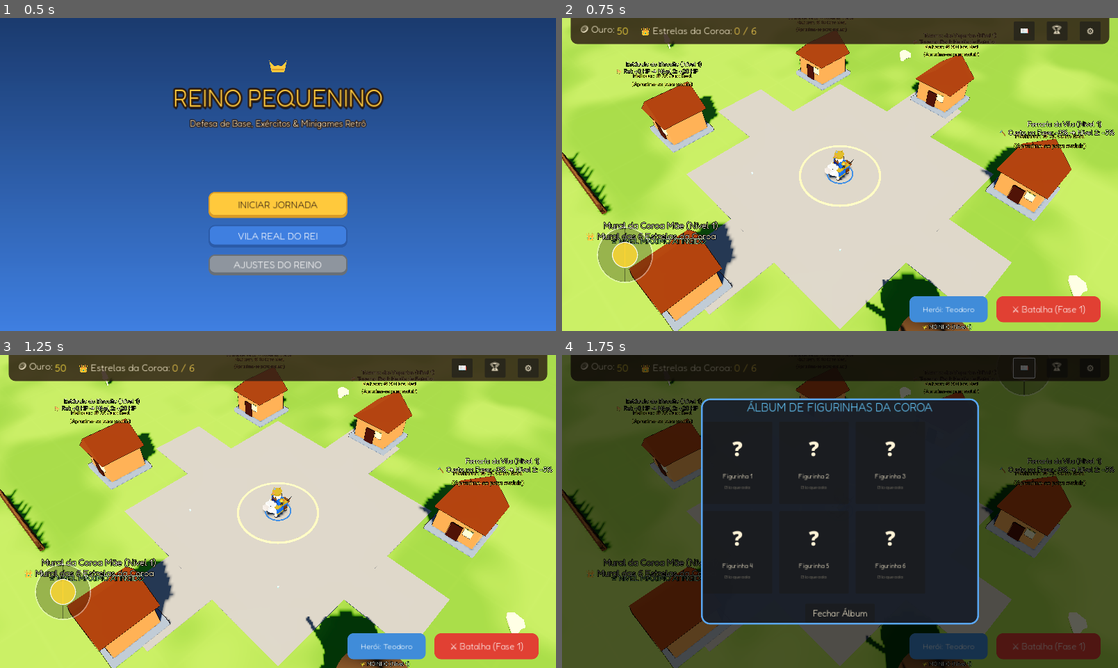
Above: before the commit, frames 1-4 (two rows, left to right).
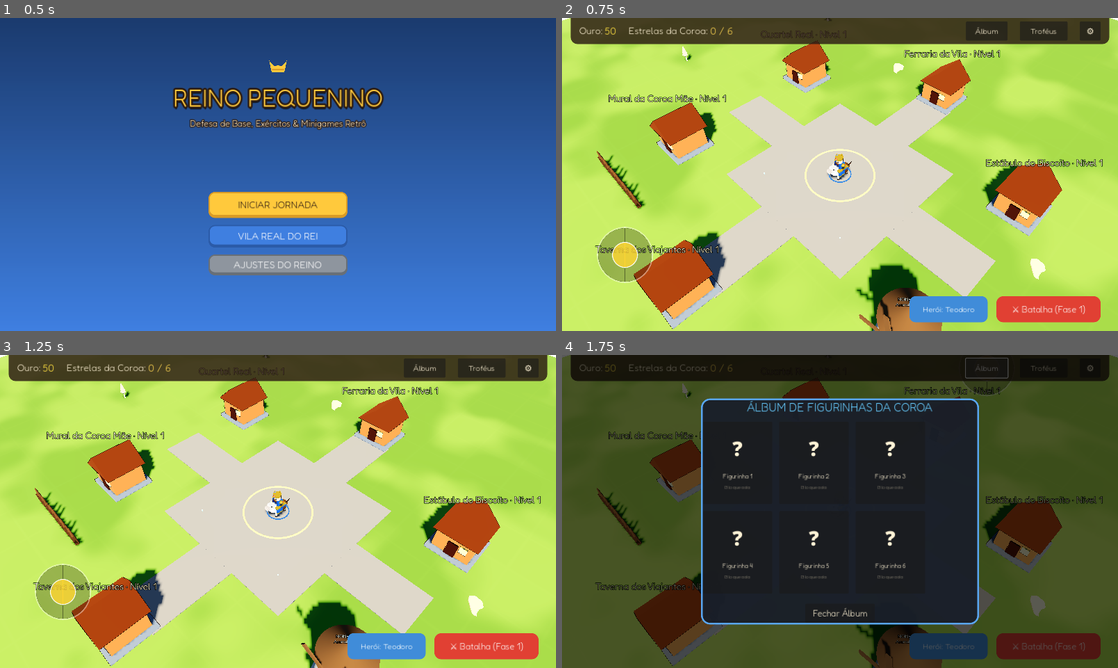
Above: after the commit, the same moments.

Repository: JonathasHenrique/reino-pequenino
Game: Godot game, scene res://scenes/ui/MainMenu.tscn
Two runs of this game, one before a commit and one after it. Both use one fixed random seed, a clock stepped at 60 frames per second and the inputs below.
Inputs:
- Up to frame 1 (0.5 s): no input
- Up to frame 2 (0.75 s): click "VILA REAL DO REI" at 0.5 s
- Up to frame 3 (1.25 s): no input
- Up to frame 4 (1.75 s): click "📖" (after the commit: "Álbum") at 1.25 s

Frame 1 is identical in both runs. In frame 2, 27% of the frame differs, in the area x 0-100%, y 0-100%; in frame 3, 27%; in frame 4, 12%.

Commit message:
Reorganiza layout e rótulos da Vila

Diff:
--- a/scenes/village/Mill.tscn
+++ b/scenes/village/Mill.tscn
@@ -61,7 +61,7 @@
 transform = Transform3D(1, 0, 0, 0, 1, 0, 0, 0, 1, 0, 5.6, 0)
 billboard = 1
 double_sided = false
-text = "🌾 MOINHO (Nível 1)\nAcumulado: 🪙 0 / 100"
+text = "MOINHO (Nível 1)\nAcumulado: 0 / 100"
 font_size = 36
 outline_size = 10
 outline_modulate = Color(0, 0, 0, 0.85)
--- a/scenes/village/Village.tscn
+++ b/scenes/village/Village.tscn
@@ -26,17 +26,17 @@
 shader_parameter/speck_amount = 0.14
 
 [sub_resource type="BoxMesh" id="BoxMesh_plaza"]
-size = Vector3(14, 0.05, 14)
+size = Vector3(12, 0.05, 12)
 
 [sub_resource type="StandardMaterial3D" id="StandardMaterial3D_cobble"]
 albedo_color = Color(0.72, 0.68, 0.62, 1)
 roughness = 0.9
 
 [sub_resource type="BoxMesh" id="BoxMesh_road_long"]
-size = Vector3(4, 0.04, 22)
+size = Vector3(3.4, 0.04, 24)
 
 [sub_resource type="BoxMesh" id="BoxMesh_road_wide"]
-size = Vector3(22, 0.04, 4)
+size = Vector3(24, 0.04, 3.4)
 
 [sub_resource type="BoxShape3D" id="BoxShape3D_floor"]
 size = Vector3(80, 1, 80)
@@ -132,39 +132,39 @@
 fov = 44.0
 script = ExtResource("2_cam")
 target_path = NodePath("../King")
-camera_distance = 25.0
+camera_distance = 29.0
 
 [node name="Buildings" type="Node3D" parent="."]
 
 [node name="Barracks" parent="Buildings" instance=ExtResource("4_bld")]
-transform = Transform3D(1, 0, 0, 0, 1, 0, 0, 0, 1, -9, 0, -7)
+transform = Transform3D(1, 0, 0, 0, 1, 0, 0, 0, 1, -11, 0, -6.5)
 building_id = "barracks"
 building_name = "Quartel Real"
 base_cost = 40
 
 [node name="Blacksmith" parent="Buildings" instance=ExtResource("4_bld")]
-transform = Transform3D(1, 0, 0, 0, 1, 0, 0, 0, 1, 9, 0, -7)
+transform = Transform3D(1, 0, 0, 0, 1, 0, 0, 0, 1, 0, 0, -13)
 building_id = "blacksmith"
 building_name = "Ferraria da Vila"
 base_cost = 50
 
 [node name="Stable" parent="Buildings" instance=ExtResource("4_bld")]
-transform = Transform3D(1, 0, 0, 0, 1, 0, 0, 0, 1, -11, 0, 5)
+transform = Transform3D(1, 0, 0, 0, 1, 0, 0, 0, 1, 11, 0, -6.5)
 building_id = "stable"
 building_name = "Estábulo do Biscoito"
 base_cost = 35
 
 [node name="Mill" parent="Buildings" instance=ExtResource("5_mill")]
-transform = Transform3D(1, 0, 0, 0, 1, 0, 0, 0, 1, 11, 0, 6)
+transform = Transform3D(1, 0, 0, 0, 1, 0, 0, 0, 1, 11, 0, 6.5)
 
 [node name="Tavern" parent="Buildings" instance=ExtResource("4_bld")]
-transform = Transform3D(1, 0, 0, 0, 1, 0, 0, 0, 1, 0, 0, -11)
+transform = Transform3D(1, 0, 0, 0, 1, 0, 0, 0, 1, 0, 0, 13)
 building_id = "tavern"
 building_name = "Taverna dos Viajantes"
 base_cost = 30
 
 [node name="CrownWall" parent="Buildings" instance=ExtResource("4_bld")]
-transform = Transform3D(1, 0, 0, 0, 1, 0, 0, 0, 1, 0, 0, 11)
+transform = Transform3D(1, 0, 0, 0, 1, 0, 0, 0, 1, -11, 0, 6.5)
 building_id = "crown_wall"
 building_name = "Mural da Coroa Mãe"
 base_cost = 0
--- a/scenes/village/VillageBuilding.tscn
+++ b/scenes/village/VillageBuilding.tscn
@@ -15,21 +15,25 @@
 [node name="Visuals" type="Node3D" parent="."]
 
 [node name="LabelLevel" type="Label3D" parent="."]
-transform = Transform3D(1, 0, 0, 0, 1, 0, 0, 0, 1, 0, 5.2, 0)
+transform = Transform3D(1, 0, 0, 0, 1, 0, 0, 0, 1, 0, 4.6, 0)
 billboard = 1
 double_sided = false
 text = "Edifício\nNível 1"
-font_size = 72
-outline_size = 20
+font_size = 34
+outline_size = 7
 outline_modulate = Color(0, 0, 0, 0.95)
 modulate = Color(1.0, 0.95, 0.75, 1)
+fixed_size = true
+pixel_size = 0.0007
 
 [node name="LabelUpgrade" type="Label3D" parent="."]
-transform = Transform3D(1, 0, 0, 0, 1, 0, 0, 0, 1, 0, 4.3, 0)
+transform = Transform3D(1, 0, 0, 0, 1, 0, 0, 0, 1, 0, 3.8, 0)
 billboard = 1
 double_sided = false
-text = "Melhorar: 🪙 40 Ouro"
-font_size = 64
-outline_size = 18
+text = "Melhorar: 40 Ouro"
+font_size = 27
+outline_size = 6
 outline_modulate = Color(0, 0, 0, 0.95)
 modulate = Color(1.0, 0.88, 0.25, 1)
+fixed_size = true
+pixel_size = 0.0007
--- a/scenes/village/VillageHUD.tscn
+++ b/scenes/village/VillageHUD.tscn
@@ -50,7 +50,7 @@
 [node name="Icon" type="Label" parent="TopBar/HBox/GoldContainer"]
 layout_mode = 2
 theme_override_font_sizes/font_size = 22
-text = "🪙 Ouro:"
+text = "Ouro:"
 
 [node name="GoldLabel" type="Label" parent="TopBar/HBox/GoldContainer"]
 layout_mode = 2
@@ -65,7 +65,7 @@
 [node name="Icon" type="Label" parent="TopBar/HBox/CrownContainer"]
 layout_mode = 2
 theme_override_font_sizes/font_size = 22
-text = "👑 Estrelas da Coroa:"
+text = "Estrelas da Coroa:"
 
 [node name="CrownLabel" type="Label" parent="TopBar/HBox/CrownContainer"]
 layout_mode = 2
@@ -74,22 +74,22 @@
 text = "0 / 6"
 
 [node name="AlbumButton" type="Button" parent="TopBar/HBox"]
-custom_minimum_size = Vector2(48, 40)
+custom_minimum_size = Vector2(96, 40)
 layout_mode = 2
-theme_override_font_sizes/font_size = 20
-text = "📖"
+theme_override_font_sizes/font_size = 18
+text = "Álbum"
 
 [node name="TrophiesButton" type="Button" parent="TopBar/HBox"]
-custom_minimum_size = Vector2(48, 40)
+custom_minimum_size = Vector2(110, 40)
 layout_mode = 2
-theme_override_font_sizes/font_size = 20
-text = "🏆"
+theme_override_font_sizes/font_size = 18
+text = "Troféus"
 
 [node name="SettingsButton" type="Button" parent="TopBar/HBox"]
 custom_minimum_size = Vector2(48, 40)
 layout_mode = 2
 theme_override_font_sizes/font_size = 20
-text = "⚙️"
+text = "⚙"
 
 [node name="BottomBar" type="HBoxContainer" parent="."]
 anchors_preset = 12
@@ -119,4 +119,4 @@
 theme_override_colors/font_color = Color(1, 1, 1, 1)
 theme_override_font_sizes/font_size = 20
 theme_override_styles/normal = SubResource("StyleBoxFlat_battle_btn")
-text = "⚔️ Batalha (Fase 1)"
+text = "⚔ Batalha (Fase 1)"
--- a/scripts/village/Mill.gd
+++ b/scripts/village/Mill.gd
@@ -65,10 +65,10 @@
 	if label_status:
 		var max_cap = base_capacity + (current_level - 1) * 50
 		if stored_gold >= max_cap:
-			label_status.text = "🌾 MOINHO (CHEIO!)\nToque para coletar: 🪙 %d Ouro" % stored_gold
+			label_status.text = "MOINHO (CHEIO!)\nToque para coletar: %d Ouro" % stored_gold
 			label_status.modulate = Color(1.0, 0.9, 0.2)
 		else:
-			label_status.text = "🌾 MOINHO (Nível %d)\nAcumulado: 🪙 %d / %d" % [current_level, stored_gold, max_cap]
+			label_status.text = "MOINHO (Nível %d)\nAcumulado: %d / %d" % [current_level, stored_gold, max_cap]
 			label_status.modulate = Color(0.9, 0.95, 0.9)
 
 func collect_gold() -> int:
--- a/scripts/village/VillageBuilding.gd
+++ b/scripts/village/VillageBuilding.gd
@@ -19,8 +19,11 @@
 @onready var visuals_container: Node3D = $Visuals
 
 func _ready() -> void:
+	if label_upgrade:
+		label_upgrade.visible = false
 	_sync_level()
 	body_entered.connect(_on_body_entered)
+	body_exited.connect(_on_body_exited)
 
 func _sync_level() -> void:
 	var buildings = SaveManager.save_data.get("village_buildings", {})
@@ -37,38 +40,37 @@
 			var cur_bonus = (current_level - 1) * 10
 			var next_bonus = current_level * 10
 			if current_level >= max_level:
-				return "⚔️ Dano do Exército: +%d%% (MÁXIMO)" % cur_bonus
-			return "⚔️ Dano: +%d%% ➔ Nível %d: +%d%%" % [cur_bonus, current_level + 1, next_bonus]
+				return "⚔ Dano do Exército: +%d%% (MÁXIMO)" % cur_bonus
+			return "⚔ Dano: +%d%% ➔ Nível %d: +%d%%" % [cur_bonus, current_level + 1, next_bonus]
 		"blacksmith":
 			var cur_disc = (current_level - 1) * 5
 			var next_disc = current_level * 5
 			if current_level >= max_level:
-				return "🔨 Desconto de Moedas: -%d%% (MÁXIMO)" % cur_disc
-			return "🔨 Custo na Fase: -%d%% ➔ Nível %d: -%d%%" % [cur_disc, current_level + 1, next_disc]
+				return "Desconto de Moedas: -%d%% (MÁXIMO)" % cur_disc
+			return "Custo na Fase: -%d%% ➔ Nível %d: -%d%%" % [cur_disc, current_level + 1, next_disc]
 		"stable":
 			var cur_hp = (current_level - 1) * 20
 			var next_hp = current_level * 20
 			if current_level >= max_level:
-				return "🐎 Rei Teodoro: +%d HP (MÁXIMO)" % cur_hp
-			return "🐎 Rei: +%d HP ➔ Nível %d: +%d HP" % [cur_hp, current_level + 1, next_hp]
+				return "Rei Teodoro: +%d HP (MÁXIMO)" % cur_hp
+			return "Rei: +%d HP ➔ Nível %d: +%d HP" % [cur_hp, current_level + 1, next_hp]
 		"tavern":
-			return "🍻 Taverna Real: Heróis de Batalha"
+			return "Taverna Real: Heróis de Batalha"
 		"crown_wall":
-			return "👑 Mural das 6 Estrelas da Coroa"
+			return "Mural das 6 Estrelas da Coroa"
 		_:
 			return "Edifício do Reino"
 
 func _update_labels() -> void:
 	if label_level:
-		var benefit_str = get_benefit_description()
-		label_level.text = "🏛️ %s (Nível %d)\n%s" % [building_name, current_level, benefit_str]
+		label_level.text = "%s · Nível %d" % [building_name, current_level]
 
 	if label_upgrade:
 		if current_level >= max_level or building_id == "crown_wall":
-			label_upgrade.text = "⭐ NÍVEL MÁXIMO ATINGIDO"
+			label_upgrade.text = get_benefit_description() + "\nNÍVEL MÁXIMO"
 			label_upgrade.modulate = Color(0.6, 0.95, 0.6)
 		else:
-			label_upgrade.text = "Melhorar: 🪙 %d Ouro Real\n(Aproxime-se para evoluir)" % get_upgrade_cost()
+			label_upgrade.text = "%s\nPróximo nível · %d ouro" % [get_benefit_description(), get_upgrade_cost()]
 			label_upgrade.modulate = Color(1.0, 0.88, 0.25)
 
 func _rebuild_visuals() -> void:
@@ -155,5 +157,12 @@
 
 func _on_body_entered(body: Node3D) -> void:
 	if body == GameState.king_node or body.is_in_group("king"):
+		if label_upgrade:
+			label_upgrade.visible = true
 		if current_level < max_level and SaveManager.get_gold() >= get_upgrade_cost():
 			try_upgrade()
+
+func _on_body_exited(body: Node3D) -> void:
+	if body == GameState.king_node or body.is_in_group("king"):
+		if label_upgrade:
+			label_upgrade.visible = false
--- a/scripts/village/VillageHUD.gd
+++ b/scripts/village/VillageHUD.gd
@@ -62,7 +62,7 @@
 		crown_label.text = "%d / 6" % stars
 	if battle_button:
 		var next_stage = int(SaveManager.save_data.get("unlocked_stages", 1))
-		battle_button.text = "⚔️ Batalha (Fase %d)" % next_stage
+		battle_button.text = "⚔ Batalha (Fase %d)" % next_stage
 
 func _on_battle_pressed() -> void:
 	AudioManager.play_sfx("button_click")
